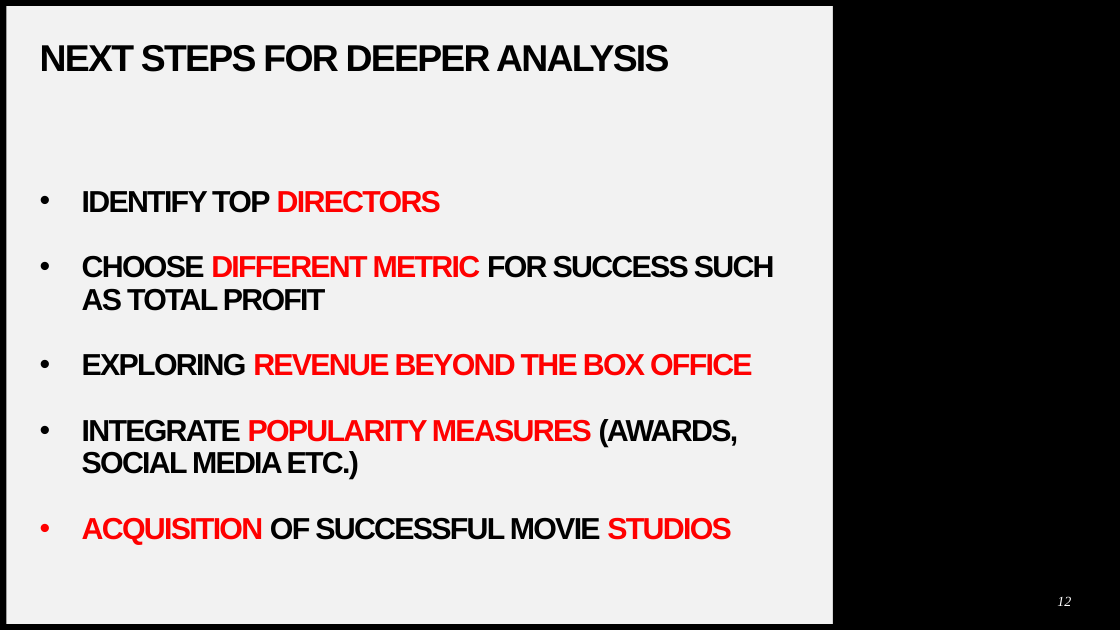
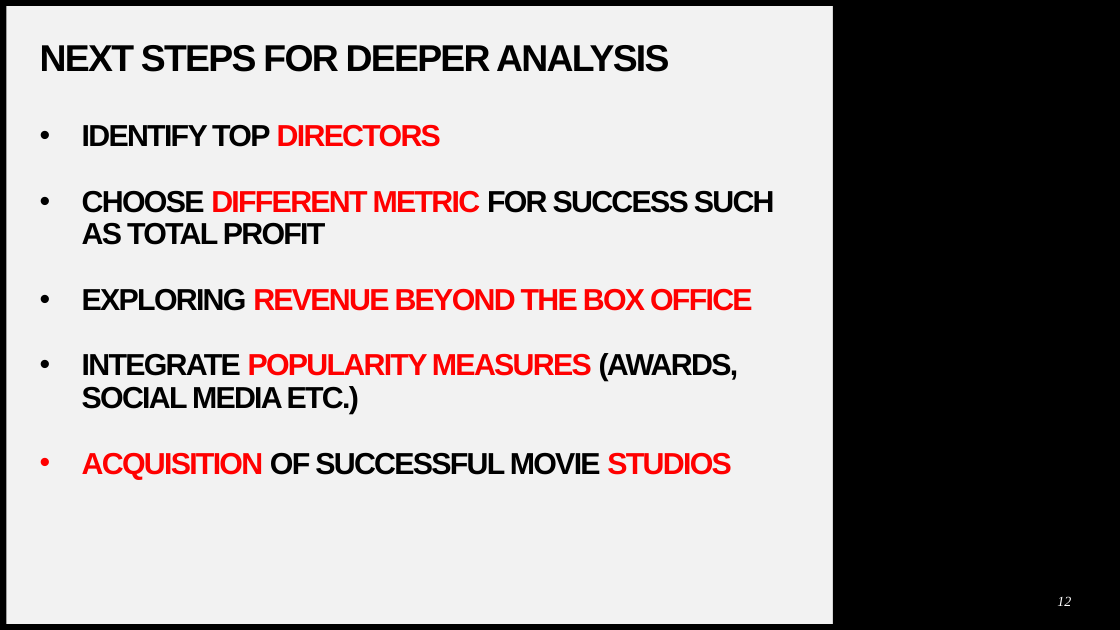
Before and after one commit to bentson1187/dsc-phase-1-project, a slide deck: slide 12 of Microsoft Presentation.pptx. Drawn at 1120x630 pixels with LibreOffice and Linux fonts; fonts in the diff are those of the drawing; background and template pictures are left out. Boxes give left, top, right and bottom in pixels: in the first picture for what was removed or moved away, otherwise in the second. Text is boxed around its words. In the diff, an @@ line names an element or a change of style, - is before the commit and + after.

```diff
--- a/Microsoft Presentation.pptx
+++ b/Microsoft Presentation.pptx
@@ text "IDENTIFY TOP DIRECTORS": place and size @@
-text "IDENTIFY TOP DIRECTORS" at [82, 255, 775, 545]
+text "IDENTIFY TOP DIRECTORS" at [82, 190, 775, 480]
```
Also in this commit, not shown: 2 other slides changed, 2 other files.
